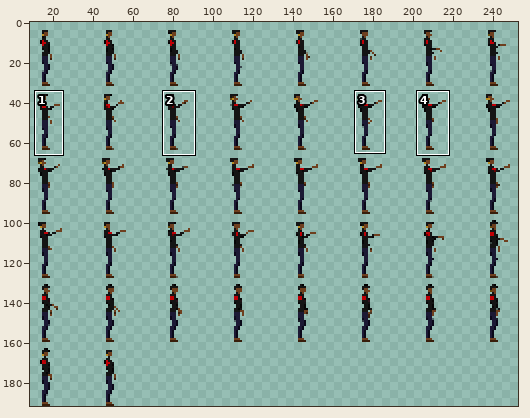
Two states of a sprite sheet, Assets/SpriteSheets/Player/player_interact_8.png. The picture above shows the old version from afar; the outline marks the close-up.
Close-up. As it was:
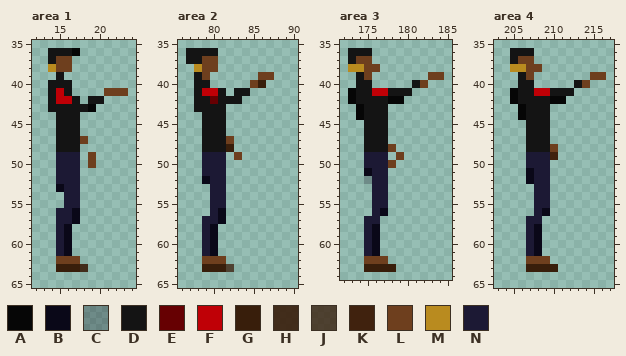
The file is 256x192 pixels. Pixels under 10% opacity are left out. Colours within 5 levels of each other are drawn and written as one. Shown: area 1: x 12..24, y 35..65; area 2: x 76..90, y 35..65; area 3: x 172..185, y 35..64; area 4: x 203..217, y 35..65. The wide view leaves out empty margins. The commit also changed other parts of the picture, which this record leaves out.
Palette (. is transparent): A #060606  B #0a0818  C #0a091848  D #141414  E #660002  F #bf0006  G #381e0b  H #391e0be7  J #3a1e0cc7  K #40220e  L #6e3f1e  M #b98b1f  N #1c1934
The result:
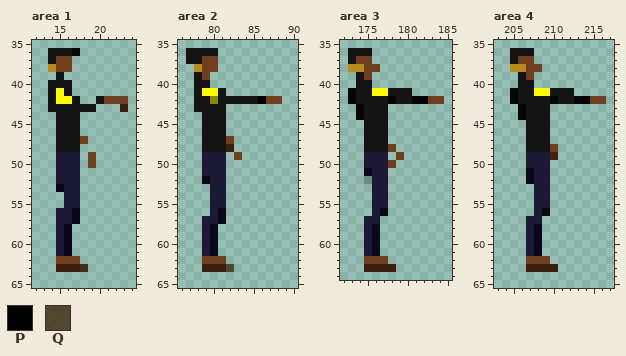
Colours new in this view: P #000000  Q #3e270cc7
Diff:
@@ palette @@
-E #660002
+E #8b8800
-F #bf0006
+F #fffa00
--- area 1
@@ x 17..24 @@
 40 ........
-41 ....LLL.
-42 D.DD....
-43 DDA.....
+41 ........
+42 D..DLLL.
+43 DDD...G.
 44 D.......
--- area 2
@@ x 81..90 @@
 38 ..........
-39 .....LL...
-40 ....LG....
-41 D.DD......
-42 DDD.......
+39 ..........
+40 ..........
+41 D.........
+42 DDDDDPLL..
 43 D.........
@@ x 80..84 @@
 62 LL...
-63 GGJ..
+63 GGQ..
 64 .....
--- area 3
@@ x 177..185 @@
 38 .........
-39 ......LL.
-40 ....DL...
+39 .........
+40 .........
 41 FDDD.....
-42 DAA......
+42 DADDAPLL.
 43 D........
--- area 4
@@ x 209..217 @@
 38 .........
-39 ......LL.
-40 ....DL...
+39 .........
+40 .........
 41 FDDD.....
-42 DAA......
+42 DADDAPLL.
 43 D........
Where, in picture pixels (left, top, right, bottom), the same in both close-ups:
changed: (56, 88, 128, 112)
changed: (202, 72, 282, 104)
changed: (226, 264, 234, 272)
changed: (372, 72, 444, 104)
changed: (534, 72, 606, 104)
